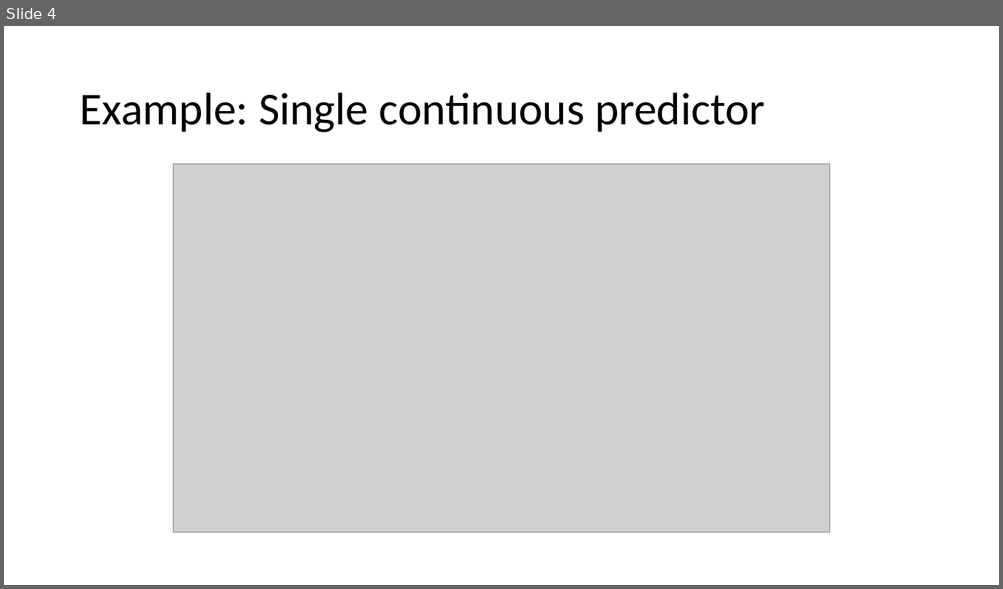
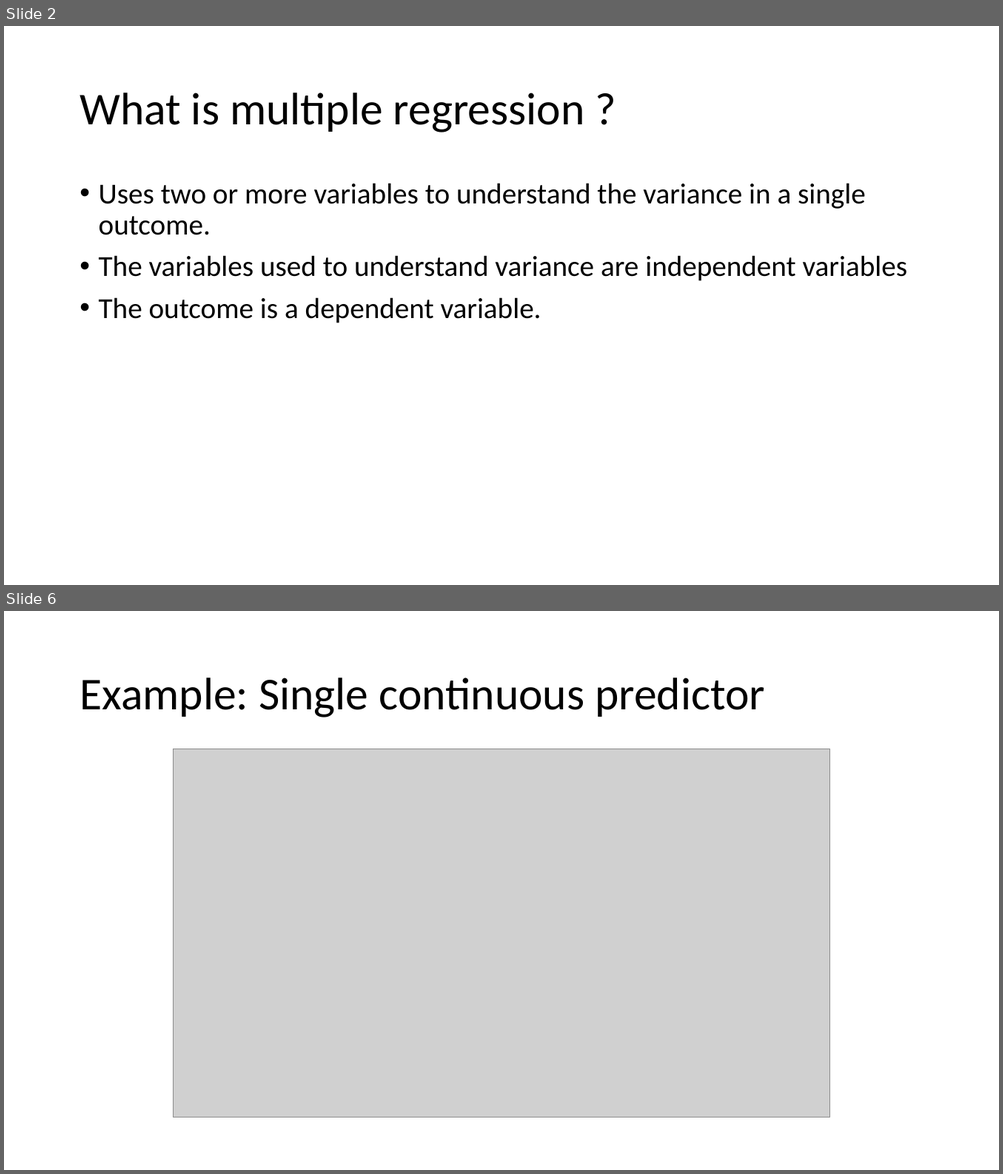
Before and after one commit to haututu/regressionLectures, a slide deck: regression_l1.pptx. Shown one above the other, each under a label of ours: slide 4 before the commit, slides 2 and 6 after it; the slides between them are not shown. The pictures are 1003x589 and 1003x1174 pixels, drawn with LibreOffice and Linux fonts; fonts in the diff are those of the drawing; grey boxes stand for pictures. Boxes give left, top, right and bottom in pixels: in the first picture for what was removed or moved away, otherwise in the second. Text is boxed around its words. In the diff, an @@ line names an element or a change of style, - is before the commit and + after.

```diff
--- a/regression_l1.pptx
+++ b/regression_l1.pptx
@@ slide 2 added at bbox=[4, 26, 999, 585], background #FFFFFF @@
@@ title added at bbox=[79, 93, 585, 133], 44 pt, text #000000 @@
+What is multiple regression ?
@@ text added at bbox=[99, 183, 908, 323], 28 pt, text #000000 @@
+• Uses two or more variables to understand the variance in a single outcome.
+• The variables used to understand variance are independent variables
+• The outcome is a dependent variable.
@@ what was slide 4 is now slide 6 @@
```
Also in this commit, not shown: 6 slides changed, 19 other slides added, 1 slide removed, 14 other files.
